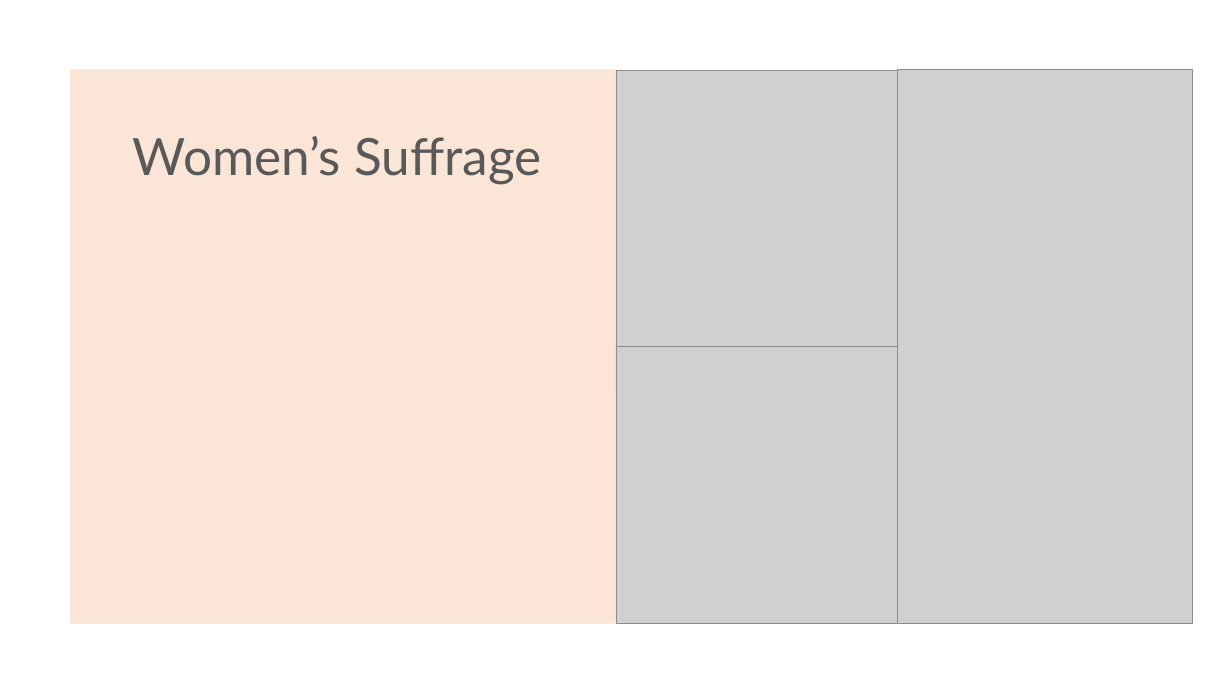
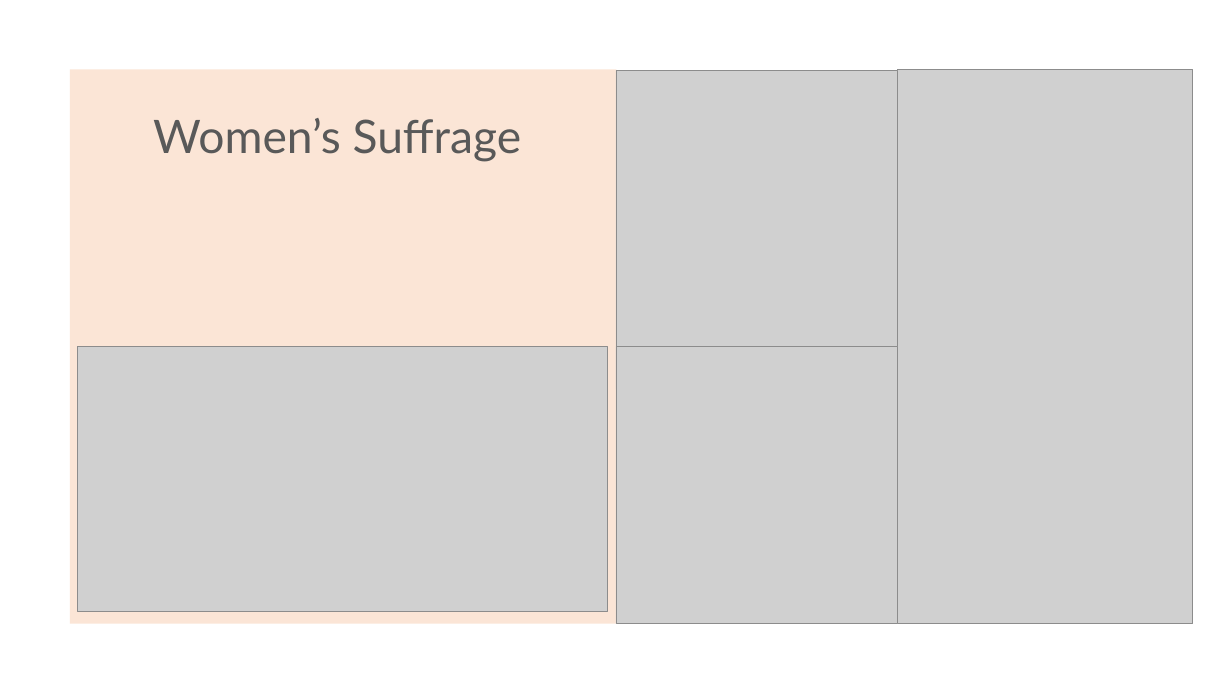
Before and after one commit to fhelms8/Git_Sum_Group_Prj, a slide deck: slide 6 of OlympicWomen2.pptx (slide 3 before the commit). Drawn at 1232x693 pixels with LibreOffice and Linux fonts; fonts in the diff are those of the drawing; grey boxes stand for pictures. Boxes give left, top, right and bottom in pixels: in the first picture for what was removed or moved away, otherwise in the second. Text is boxed around its words. In the diff, an @@ line names an element or a change of style, - is before the commit and + after.

```diff
--- a/OlympicWomen2.pptx
+++ b/OlympicWomen2.pptx
@@ text "Women’s Suffrage": place and size @@
-text "Women’s Suffrage" at [133, 136, 541, 185]
+text "Women’s Suffrage" at [153, 118, 522, 162]
@@ text "Women’s Suffrage" at [153, 118, 522, 162]: size 40 to 36 pt @@
@@ picture added at [78, 347, 608, 612] @@
```
Also in this commit, not shown: 2 other slides changed, 5 slides added, 1 slide removed.
